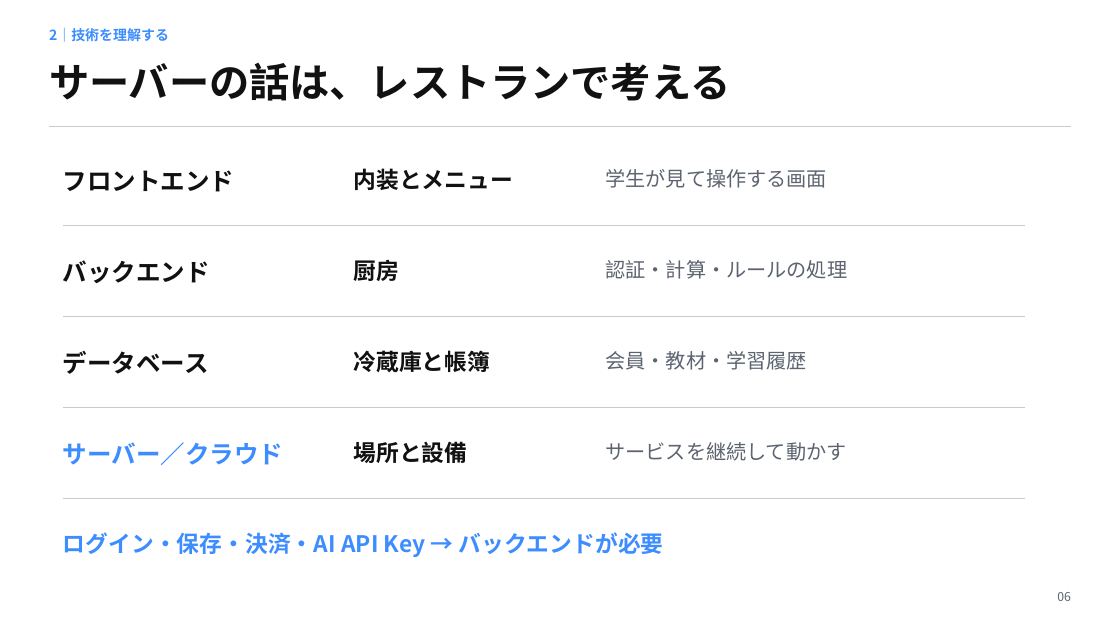
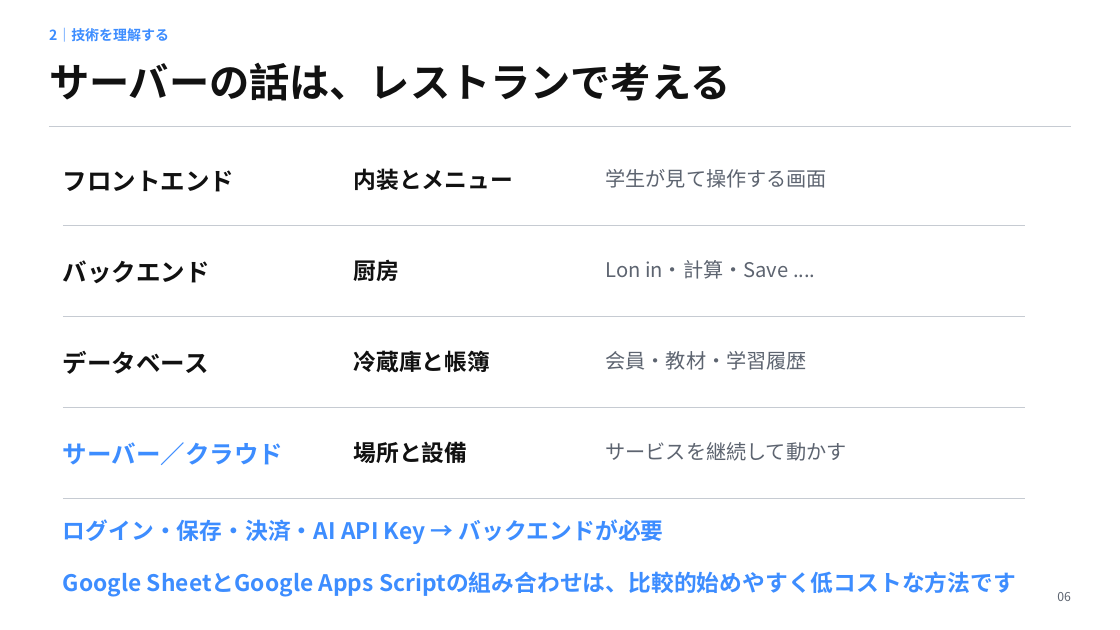
Before and after one commit to newslin-design/newslin-design.github.io, a slide deck: slide 7 of nihonngo/AI教材ツール_共有用_日本語.pptx (slide 6 before the commit). Drawn at 1120x630 pixels with LibreOffice and Linux fonts; fonts in the diff are those of the drawing. Boxes give left, top, right and bottom in pixels: in the first picture for what was removed or moved away, otherwise in the second. Text is boxed around its words. In the diff, an @@ line names an element or a change of style, - is before the commit and + after.

```diff
--- a/nihonngo/AI教材ツール_共有用_日本語.pptx
+++ b/nihonngo/AI教材ツール_共有用_日本語.pptx
@@ text at [605,260,788,279]: text changed @@
-認証・計算・ルールの処理
+Lon in・計算・Save ....
@@ text "ログイン・保存・決済・AI API Key → バックエンドが必要": place and size @@
-text "ログイン・保存・決済・AI API Key → バックエンドが必要" at [63,532,664,557]
+text "ログイン・保存・決済・AI API Key → バックエンドが必要" at [63,519,664,544]
@@ text added at [63,571,1016,597], 19.5 pt, text #3D8DFF, bold @@
+Google SheetとGoogle Apps Scriptの組み合わせは、比較的始めやすく低コストな方法です
```
Also in this commit, not shown: 6 other slides changed, 1 slide added, 2 other files.
